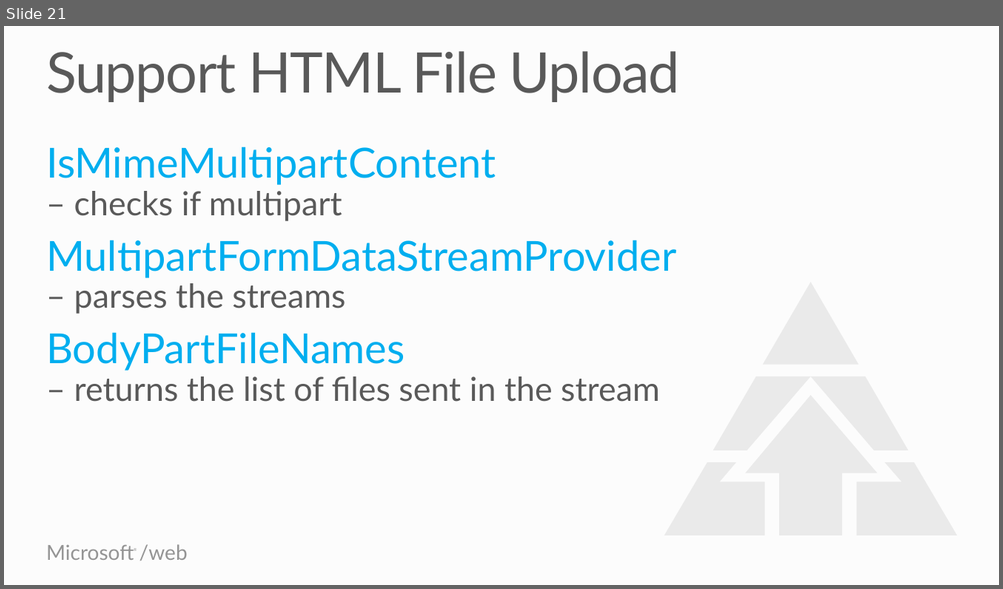
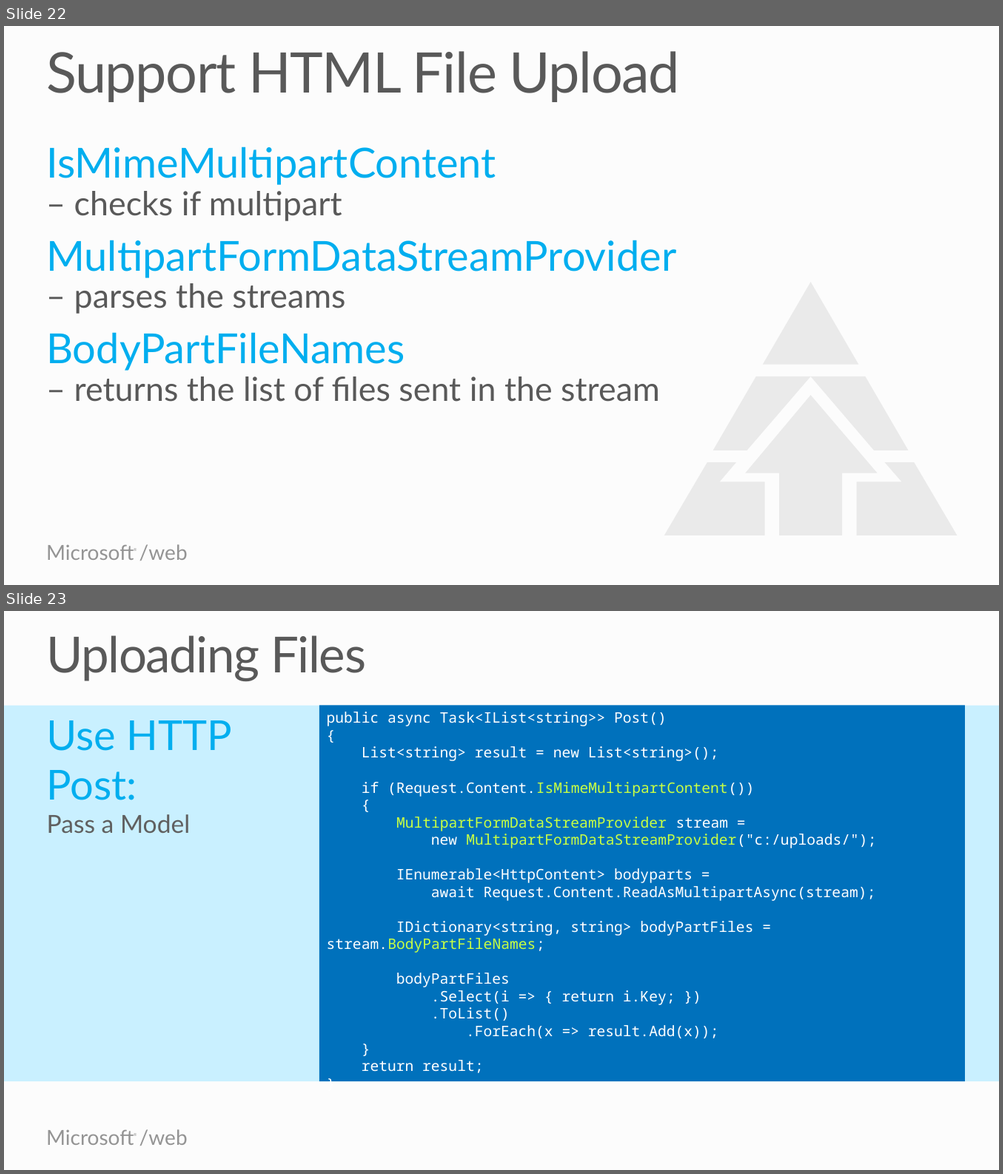
Before and after one commit to Microsoft-Web/WebTK-Presentations, a slide deck: AddingWebApiToASPNETSite/AddingWebApiToASPNETSite.pptx. Shown one above the other, each under a label of ours: slide 21 before the commit, slides 22 and 23 after it. The pictures are 1003x589 and 1003x1174 pixels, drawn with LibreOffice and Linux fonts; fonts in the diff are those of the drawing. Boxes give left, top, right and bottom in pixels: in the first picture for what was removed or moved away, otherwise in the second. Text is boxed around its words. In the diff, an @@ line names an element or a change of style, - is before the commit and + after.

```diff
--- a/AddingWebApiToASPNETSite/AddingWebApiToASPNETSite.pptx
+++ b/AddingWebApiToASPNETSite/AddingWebApiToASPNETSite.pptx
@@ slide 23 added at bbox=[4, 611, 999, 1170], background #FCFCFC; not listed: 2 template elements that a slide beside it also shows @@
@@ title added at bbox=[46, 635, 366, 681], 48 pt, text #595959 @@
+Uploading Files
@@ rectangle added at bbox=[4, 706, 999, 1082], fill #C9F0FF @@
@@ text added at bbox=[47, 721, 232, 833], 40 pt, text #00AEEF @@
+Use HTTP Post:
+Pass a Model
@@ rectangle added at bbox=[318, 705, 965, 1082], fill #0071BC, 14 pt, text #FFFFFF @@
+public async Task<IList<string>> Post()
+{
+List<string> result = new List<string>();
+if (Request.Content.IsMimeMultipartContent())
+{
+MultipartFormDataStreamProvider stream =
+new MultipartFormDataStreamProvider("c:/uploads/");
+IEnumerable<HttpContent> bodyparts =
+await Request.Content.ReadAsMultipartAsync(stream);
+IDictionary<string, string> bodyPartFiles = stream.BodyPartFileNames;
+bodyPartFiles
+.Select(i => { return i.Key; })
+.ToList()
+.ForEach(x => result.Add(x));
+}
+return result;
+}
@@ what was slide 21 is now slide 22 @@
```
Also in this commit, not shown: 2 slides changed, 4 other slides added, 3 slides removed, 1 other file.
